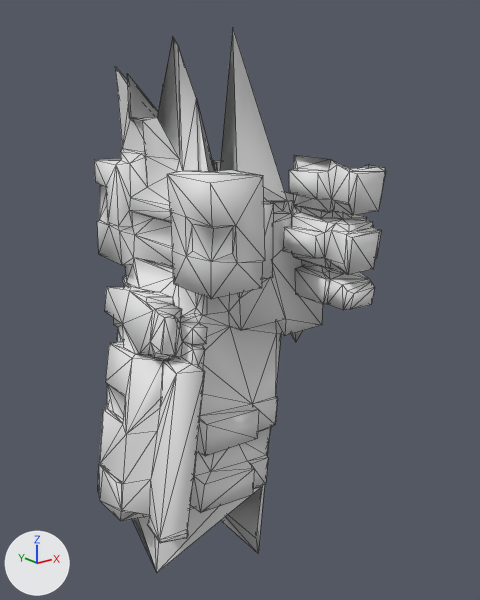
One commit to the OBJ model src/main/resources/assets/kn8/meshes/kafka/leg_left.obj: the scene before it, then after it.
Rendered twice from a camera (50 mm lens) standing at (-0.559, -0.673, 1.074) and looking at (-0.062, -0.052, 0.826). Every picture has the same lights, and +X, +Y and +Z are marked at lower left. The first picture is the older version. Mesh edges are drawn as thin lines. Where no turn or scale is listed for an object, it has been applied to the vertices. Vertices at exactly the same position are counted once.

Objects in the first picture: 'leg_left'.
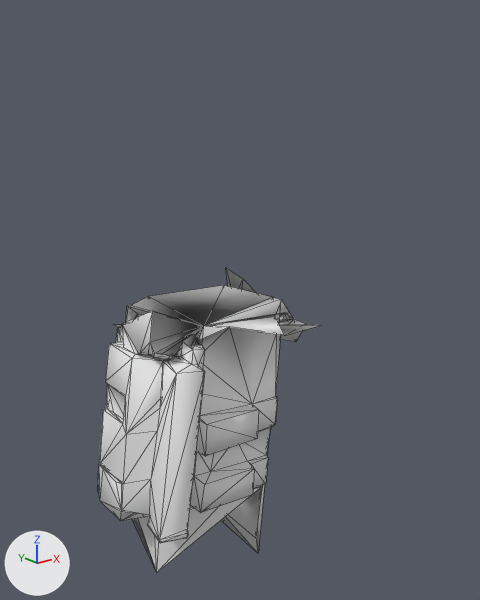
Changed parts and their boxes (x1, y1, x2, y2) in the pictures (480 x 600 px):
'leg_left', reshaped (24% narrower, 44% shorter)
    before: (94, 29, 386, 572)
    after: (98, 268, 321, 572)
part 1 of me_leg_left, deleted
    before: (283, 155, 386, 310)
part 2 of me_leg_left, cut back
    before: (94, 29, 322, 356)
    after: (114, 268, 321, 356)

Patch to the scene script:
```diff
--- a/src/main/resources/assets/kn8/meshes/kafka/leg_left.obj.py
+++ b/src/main/resources/assets/kn8/meshes/kafka/leg_left.obj.py
@@ me_leg_left @@
 # used by ob_leg_left; location = (0.0, 0.0, 0.0)
-me_leg_left.from_pydata(...)  # 748 vertices, 1487 faces; spans x -0.243..0.067, y -0.2..0.108, z 0.442..1.137
+me_leg_left.from_pydata(...)  # 310 vertices, 613 faces; spans x -0.243..0.032, y -0.116..0.108, z 0.442..0.845
+# me_leg_left part 1: the loose piece of 141 vertices spanning x -0.05..0.048, y -0.2..-0.11, z 0.839..1.007 is deleted
+# me_leg_left part 2: 299 vertices removed from x -0.205..0.067, y -0.15..0.102, z 0.794..1.137; 2 vertices added at x -0.112..0.005, y -0.043..0.047, z 0.792..0.8
```
